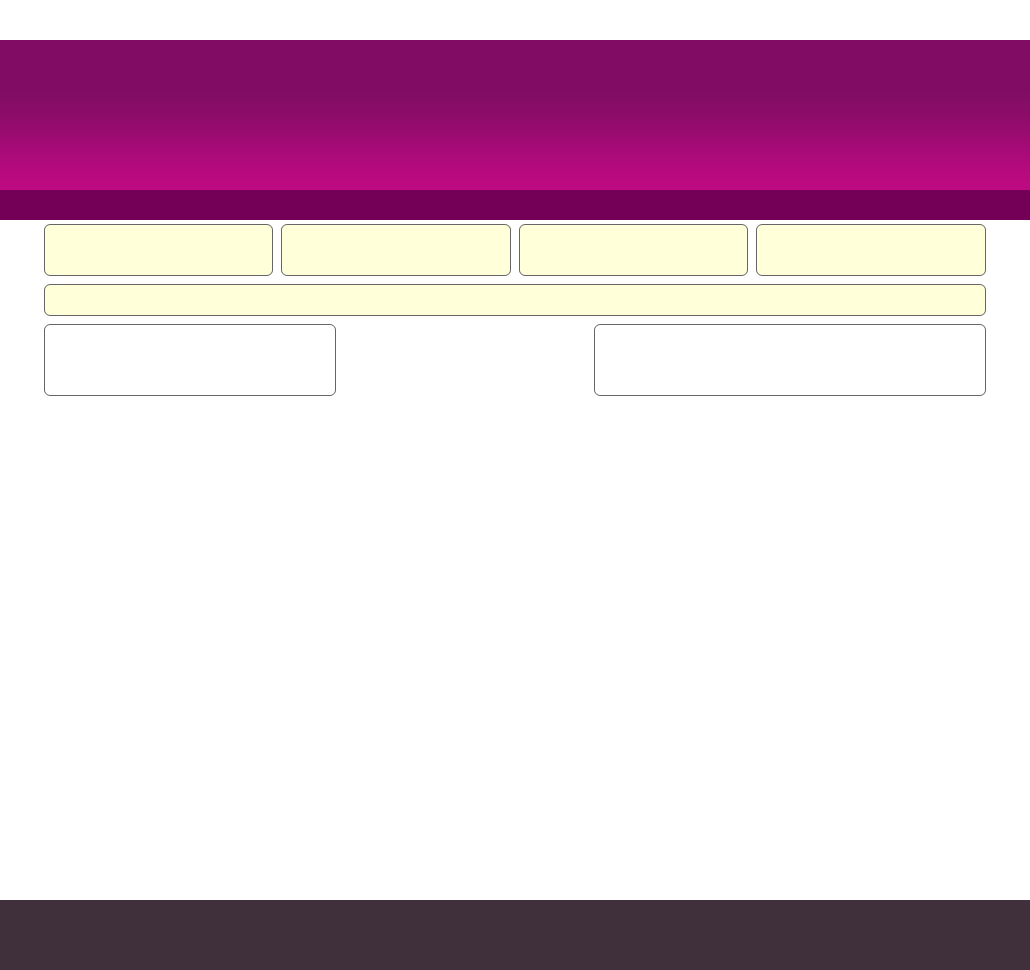
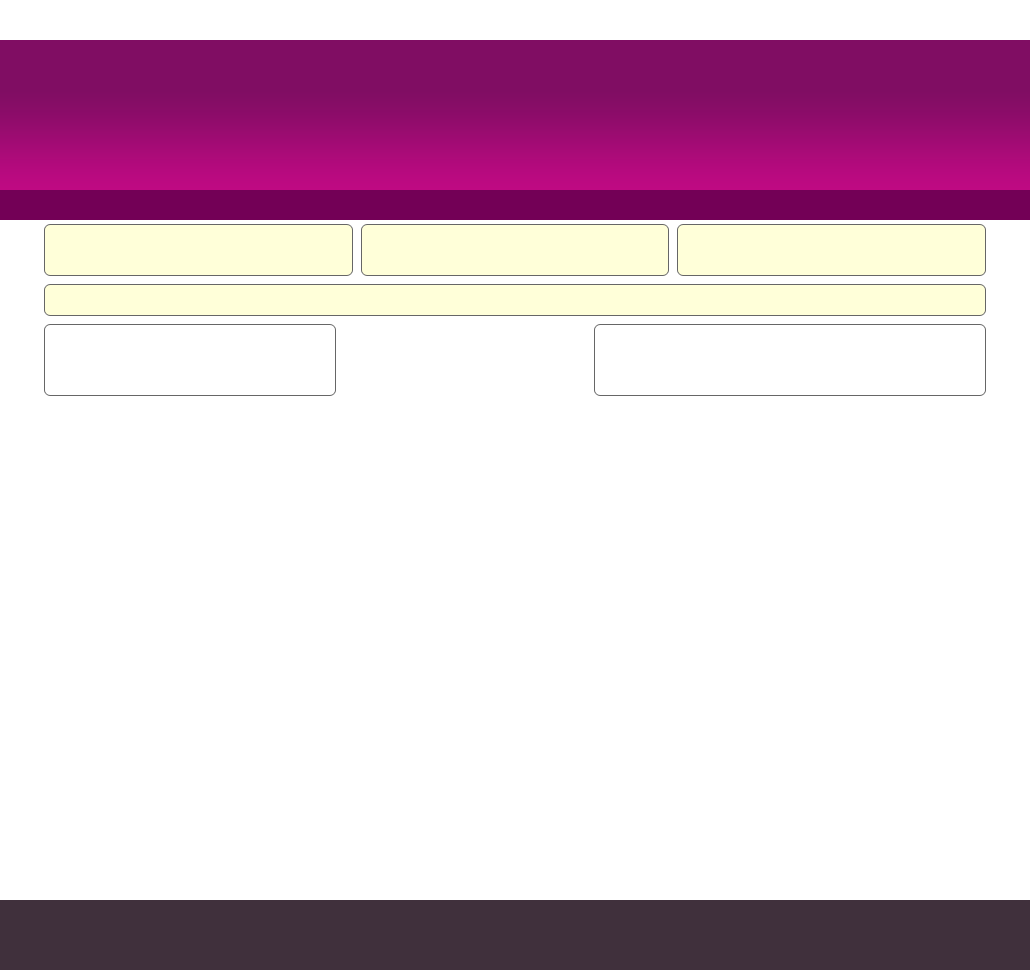
Comparing the layer stacks of the two 1030 x 970 images. Changes:
painted on "header / footer widgets" over [267, 225, 762, 275]
